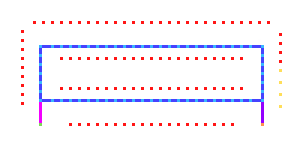
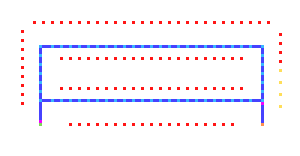
Comparing the layer stacks of the two 300px x 156px images. Changes:
painted on "Layer #1" over bbox(39, 102, 264, 123)
